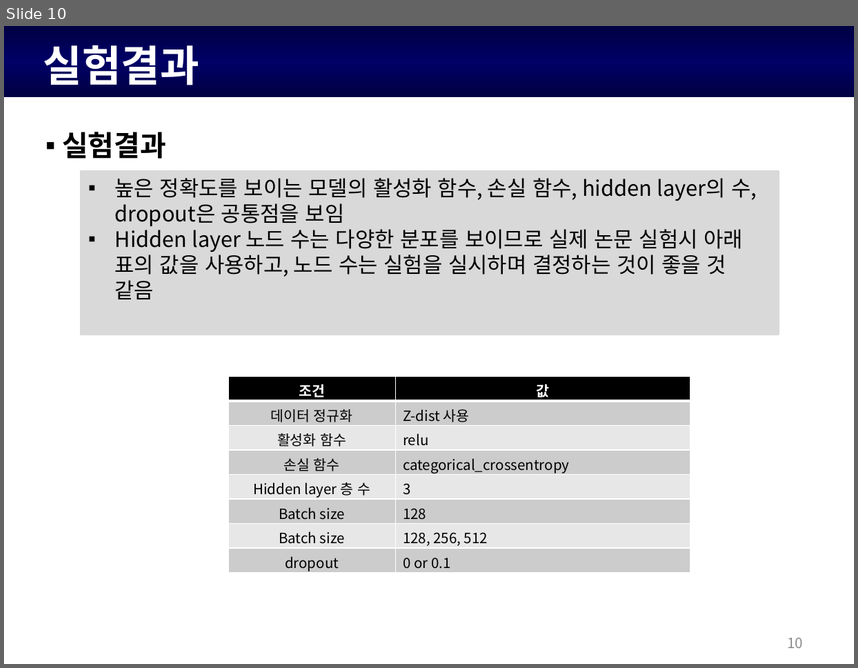
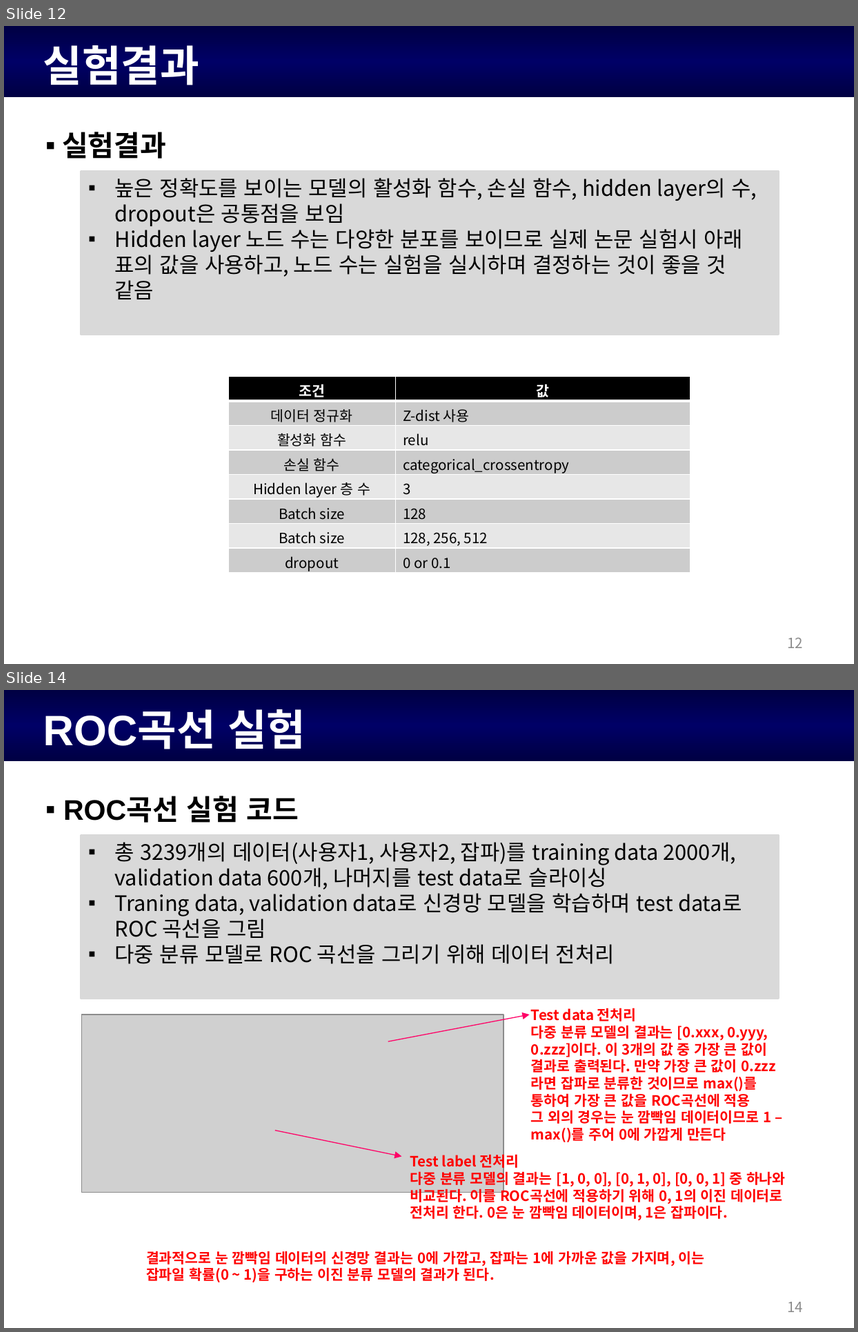
Before and after one commit to KiHyeon-Hong/EOG_filtering_model_report, a slide deck: 안전도 필터링 모델 정확도 실험.pptx. Shown one above the other, each under a label of ours: slide 10 before the commit, slides 12 and 14 after it; the slides between them are not shown. The pictures are 858x668 and 858x1332 pixels, drawn with LibreOffice and Linux fonts; fonts in the diff are those of the drawing; grey boxes stand for pictures; background and template pictures are left out. Boxes give left, top, right and bottom in pixels: in the first picture for what was removed or moved away, otherwise in the second. Text is boxed around its words. In the diff, an @@ line names an element or a change of style, - is before the commit and + after.

Commit message:
데이터 출력 및 ppt작성
데이터 출력 및 ppt작성

```diff
--- a/안전도 필터링 모델 정확도 실험.pptx
+++ b/안전도 필터링 모델 정확도 실험.pptx
@@ slide 14 added at (x1=4, y1=690, x2=854, y2=1328), background #FFFFFF; not listed: 1 template element that a slide beside it also shows @@
@@ text added at (x1=43, y1=709, x2=306, y2=749), 36 pt, text #FFFFFF, bold @@
+ROC곡선 실험
@@ text added at (x1=63, y1=796, x2=299, y2=822), 24 pt, text #000000, bold @@
+▪ ROC곡선 실험 코드
@@ rectangle added at (x1=81, y1=836, x2=778, y2=998), fill #D9D9D9, outline #D9D9D9 2 pt @@
@@ text added at (x1=115, y1=842, x2=742, y2=964), 18 pt, text #000000 @@
+▪ 총 3239개의 데이터(사용자1, 사용자2, 잡파)를 training data 2000개, validation data 600개, 나머지를 test data로 슬라이싱
+▪ Traning data, validation data로 신경망 모델을 학습하며 test data로 ROC 곡선을 그림
+▪ 다중 분류 모델로 ROC 곡선을 그리기 위해 데이터 전처리
@@ picture added at (x1=81, y1=1015, x2=503, y2=1192) @@
@@ arrow added from (388, 1041) to (529, 1015), #FF0066 0.75 pt @@
@@ text added at (x1=531, y1=1007, x2=775, y2=1142), 12 pt, text #FF0000, bold @@
+Test data 전처리
+다중 분류 모델의 결과는 [0.xxx, 0.yyy, 0.zzz]이다. 이 3개의 값 중 가장 큰 값이 결과로 출력된다. 만약 가장 큰 값이 0.zzz라면 잡파로 분류한 것이므로 max()를 통하여 가장 큰 값을 ROC곡선에 적용
+그 외의 경우는 눈 깜빡임 데이터이므로 1 – max()를 주어 0에 가깝게 만든다
@@ arrow added from (275, 1130) to (402, 1156), #FF0066 0.75 pt @@
@@ text added at (x1=410, y1=1152, x2=786, y2=1220), 12 pt, text #FF0000, bold @@
+Test label 전처리
+다중 분류 모델의 결과는 [1, 0, 0], [0, 1, 0], [0, 0, 1] 중 하나와 비교된다. 이를 ROC곡선에 적용하기 위해 0, 1의 이진 데이터로 전처리 한다. 0은 눈 깜빡임 데이터이며, 1은 잡파이다.
@@ text added at (x1=146, y1=1250, x2=704, y2=1282), 12 pt, text #FF0000, bold @@
+결과적으로 눈 깜빡임 데이터의 신경망 결과는 0에 가깝고, 잡파는 1에 가까운 값을 가지며, 이는 잡파일 확률(0 ~ 1)을 구하는 이진 분류 모델의 결과가 된다.
@@ page number added at (x1=787, y1=1301, x2=803, y2=1312), 12 pt, text #8C8C8C @@
+14
@@ what was slide 10 is now slide 12 @@
@@ page number at (x1=787, y1=637, x2=803, y2=648): text changed @@
-10
+12
```
Also in this commit, not shown: 1 slide changed, 5 other slides added, 1 other file.
